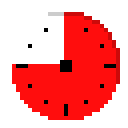
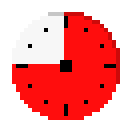
Before/after of a w=128, h=128 layered artwork. What changed in the layer stack:
painted on "Layer 4" over [left=64, top=16, right=68, bottom=28]
added layer "Layer 5" above "Layer 1" over [left=12, top=12, right=68, bottom=64]
